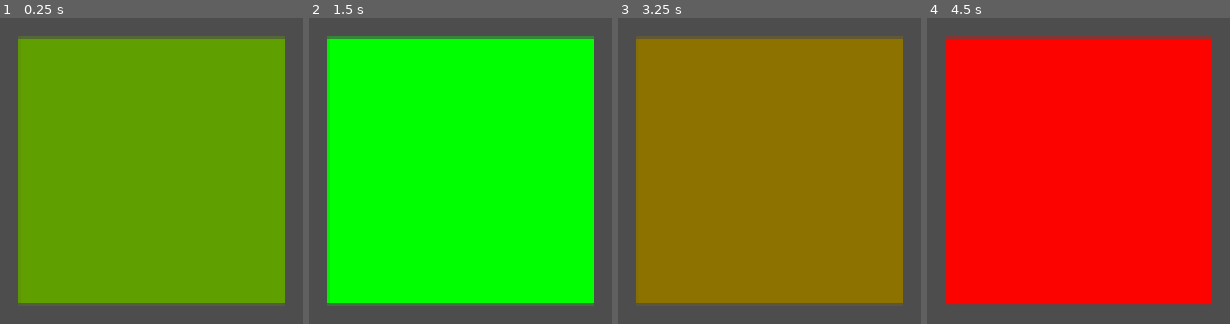
Above: before the commit, frames 1-4 (left to right).
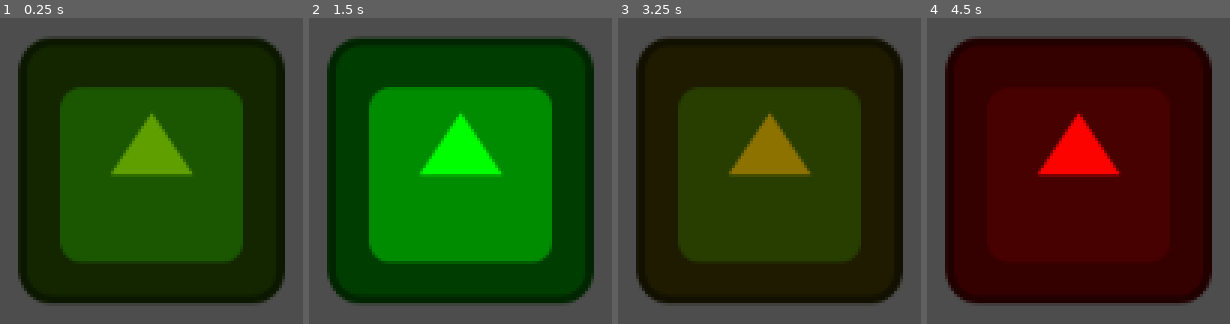
Above: after the commit, the same moments.

Repository: DuarteMendonca24/GodotShaders101
Game: Godot game, scene res://scenes/shaders_101.tscn
Same seed, same stepped clock (60 frames per second), same inputs: the game is played once before the commit and once after it. The engine's default icon, where the game draws it, is replaced by a stand-in: a white triangle on a blue panel in a dark square.
Inputs:
- Up to frame 1 (0.25 s): no input
- Up to frame 2 (1.5 s): tap Enter at 1.25 s
- Up to frame 3 (3.25 s): tap Space at 2 s
- Up to frame 4 (4.5 s): no input

The runs differ from the first frame. In frame 1, 75% of the frame differs, in the area x 5-95%, y 5-95%; in frame 2, 75%; in frame 3, 75%; in frame 4, 75%.

Commit message:
UV coordinates

Diff:
--- a/shaders/my_first_shader.gdshader
+++ b/shaders/my_first_shader.gdshader
@@ -35,8 +35,20 @@
 	float mix_percentage = (sin(TIME) + 1.0) / 2.0;
 	vec4 output_color = mix(color1,color2,mix_percentage);
 
-	COLOR = output_color;
+	//COLOR = output_color;
 
+	// UV coordinates is a vec 2, represent the coordinates on the texture we
+	// will get the color from
+	// texture() gets the color from a texture based on the position of a pixel
+
+	//COLOR = texture(TEXTURE, UV);
+
+	// Red value goes from 0 to 1 in the x axis, Green value goes from 0 to 1 in
+	// the y axis, it represents the UV coordinates going from ranges 0 to 1
+	// notice on the bottom right the values x and y are both 1, so it's yellow
+	//COLOR = vec4(UV.x,UV.y,0.0,1.0);
+
+	COLOR = texture(TEXTURE, UV) * output_color;
 }
 
 //void light() {
